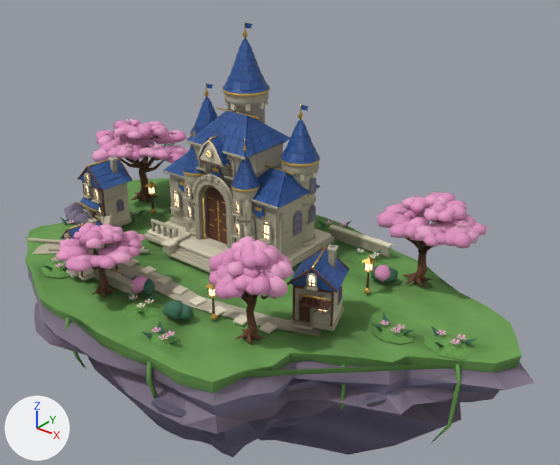
Renders of the glTF model public/assets/models/environment/royal-island-left-final-v1.glb from each side of a commit.
Camera for both pictures: a 50 mm lens placed at (17.01, -18.45, 13.25), pointed at (1.71, 0.68, 1.39). The axes (+X, +Y, +Z) are drawn at lower left. The lights are the same throughout. The first picture is the older version. Vertices at exactly the same position are counted once.

Names of what the first picture shows: 'royal-island-left-final-v1'.
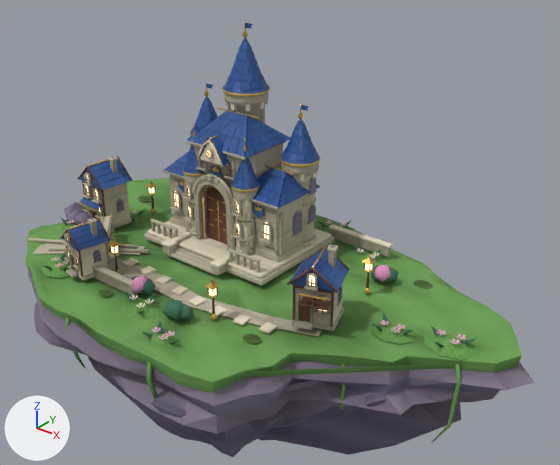
Location of each change, (x1, y1, x2, y2) in pixels of the pictures (560 x 465 px):
```json
{"part": 1, "of": "me_left_broken_cliff_strata_010", "change": "deleted", "before": [56, 119, 487, 340], "on screen": "pink"}
{"part": 2, "of": "me_left_broken_cliff_strata_010", "change": "cut back", "before": [413, 249, 428, 287], "after": [413, 280, 427, 287]}
{"part": 3, "of": "me_left_broken_cliff_strata_010", "change": "cut back", "before": [243, 322, 277, 346], "after": [243, 322, 277, 344]}
{"part": 4, "of": "me_left_broken_cliff_strata_010", "change": "cut back", "before": [95, 285, 112, 293], "after": [98, 289, 112, 293]}
{"part": 5, "of": "me_left_broken_cliff_strata_010", "change": "surface changed", "before": [60, 157, 390, 322], "after": [60, 157, 390, 322]}
```

Edits to the scene script, one JSON object a line:
```json
{"block": "me_left_broken_cliff_strata_010", "where": "# used by ob_royal_island_left_final_v1; location = (0.0, 0.0, 0.0)"}
{"op": "remove", "block": "me_left_broken_cliff_strata_010", "code": "me_left_broken_cliff_strata_010.from_pydata(...)  # 33013 vertices, 48482 faces; spans x -9.6..11.2, y -6.4..5.3, z -7.0..8.2"}
{"op": "add", "block": "me_left_broken_cliff_strata_010", "code": "me_left_broken_cliff_strata_010.from_pydata(...)  # 26360 vertices, 38053 faces; spans x -9.6..11.2, y -6.4..5.3, z -7.0..8.2"}
{"block": "me_left_broken_cliff_strata_010", "change": "me_left_broken_cliff_strata_010 part 1: 538 loose pieces with 6519 vertices, spanning x -8.9..8.1, y -6.0..4.9, z 0.1..3.5, are deleted"}
{"block": "me_left_broken_cliff_strata_010", "change": "me_left_broken_cliff_strata_010 part 2"}
{"block": "me_left_broken_cliff_strata_010", "change": "30 vertices are removed from x 5.9..6.8, y 2.5..2.9, z 0.1..2.2"}
{"block": "me_left_broken_cliff_strata_010", "change": "60 faces are deleted"}
{"block": "me_left_broken_cliff_strata_010", "change": "2 vertices move within x 6.1, y 2.5..2.9, z 0.1"}
{"block": "me_left_broken_cliff_strata_010", "change": "4 new faces join them, mat_meadow_and_moss"}
{"block": "me_left_broken_cliff_strata_010", "change": "me_left_broken_cliff_strata_010 part 3"}
{"block": "me_left_broken_cliff_strata_010", "change": "26 vertices are removed from x 3.8..4.2, y -3.9..-3.0, z 0.1..0.4"}
{"block": "me_left_broken_cliff_strata_010", "change": "44 faces are deleted"}
{"block": "me_left_broken_cliff_strata_010", "change": "2 new faces join them, mat_meadow_and_moss"}
{"block": "me_left_broken_cliff_strata_010", "change": "8 new faces join them, mat_ivory_limestone"}
{"block": "me_left_broken_cliff_strata_010", "change": "me_left_broken_cliff_strata_010 part 4"}
{"block": "me_left_broken_cliff_strata_010", "change": "23 vertices are removed from x -2.1..-1.6, y -4.6..-4.1, z 0.1..0.4"}
{"block": "me_left_broken_cliff_strata_010", "change": "35 faces are deleted"}
{"block": "me_left_broken_cliff_strata_010", "change": "1 vertex moves within x -1.7, y -4.3, z 0.1"}
{"block": "me_left_broken_cliff_strata_010", "change": "4 new faces join them, mat_meadow_and_moss"}
{"block": "me_left_broken_cliff_strata_010", "change": "me_left_broken_cliff_strata_010 part 5: 1943 kept faces spanning x -6.7..5.9, y -4.6..2.3, z 0.2..4.4 get new texture (UV) coordinates"}
{"block": "me_left_broken_cliff_strata_010", "change": "other edits to the shape of me_left_broken_cliff_strata_010 do not show in these pictures"}
```
